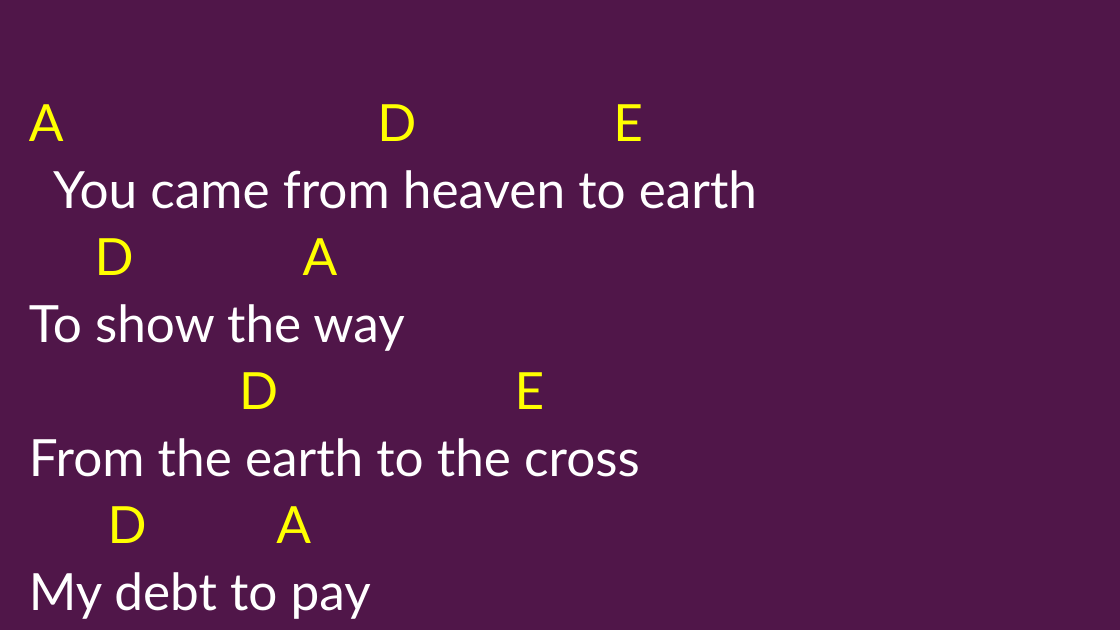
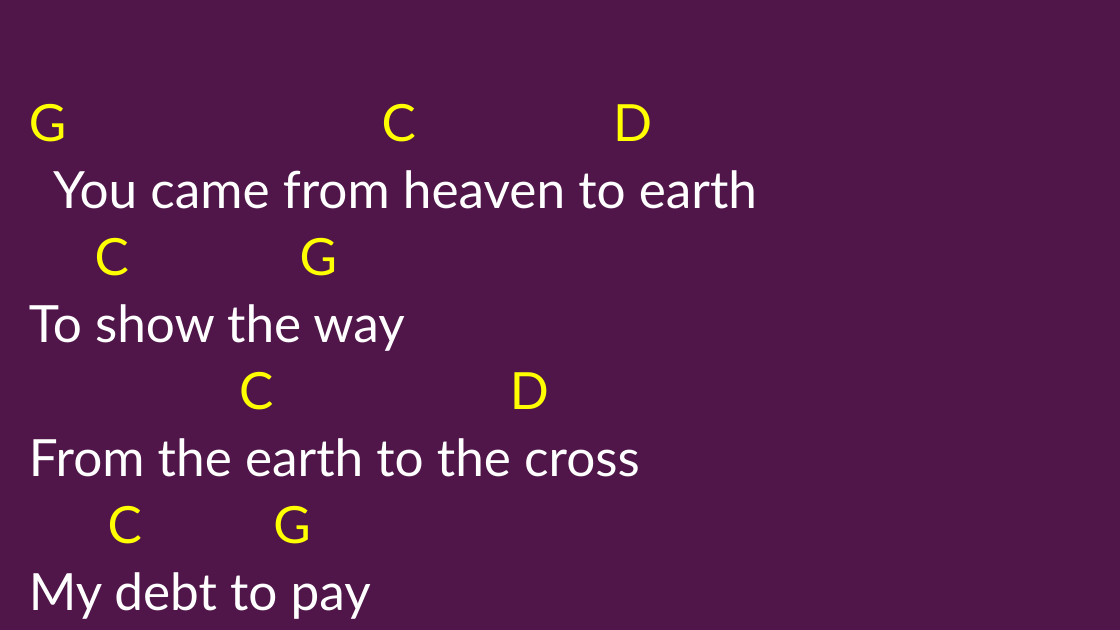
Before and after one commit to kendall412/worship, a slide deck: slide 10 of Lord I Lift Your Name On High-CH.pptx. Drawn at 1120x630 pixels with LibreOffice and Linux fonts; fonts in the diff are those of the drawing. Boxes give left, top, right and bottom in pixels: in the first picture for what was removed or moved away, otherwise in the second. Text is boxed around its words. In the diff, an @@ line names an element or a change of style, - is before the commit and + after.

```diff
--- a/Lord I Lift Your Name On High-CH.pptx
+++ b/Lord I Lift Your Name On High-CH.pptx
@@ subtitle at box(29, 104, 652, 142): text changed @@
-A D E
+G C D
@@ subtitle at box(95, 238, 337, 276): text changed @@
-D A
+C G
@@ subtitle at box(239, 372, 549, 410): text changed @@
-D E
+C D
@@ subtitle at box(108, 505, 310, 544): text changed @@
-D A
+C G
```
Also in this commit, not shown: 2 other slides changed, 1 other file.
